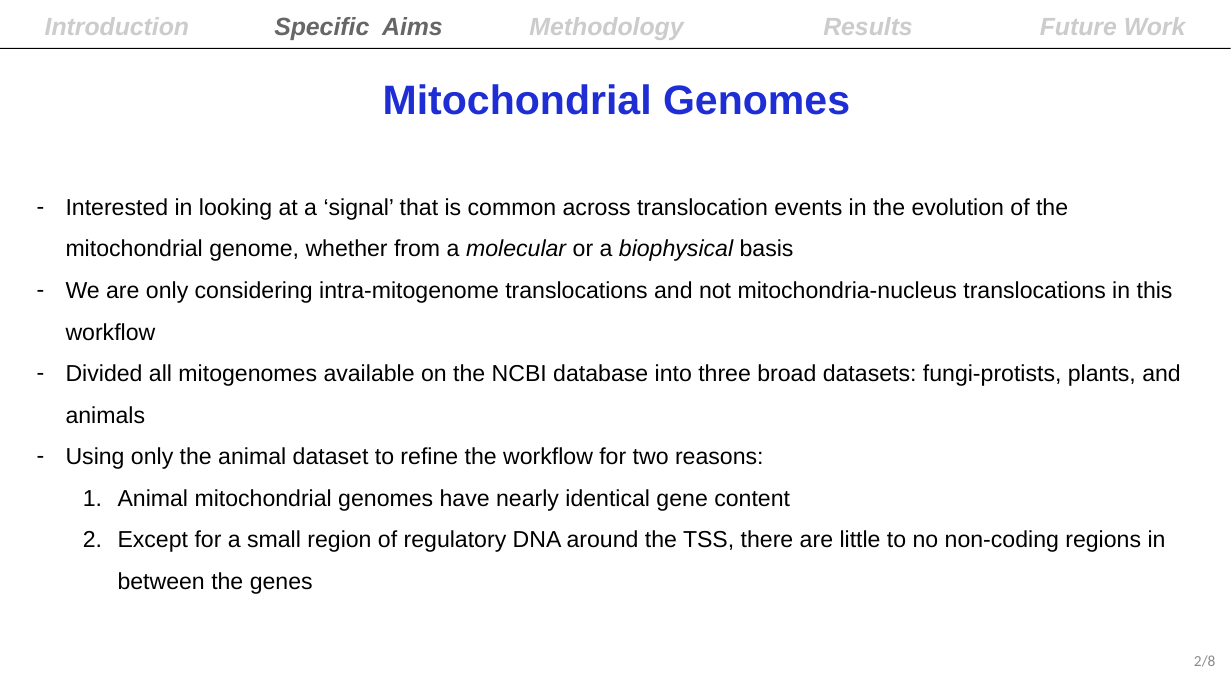
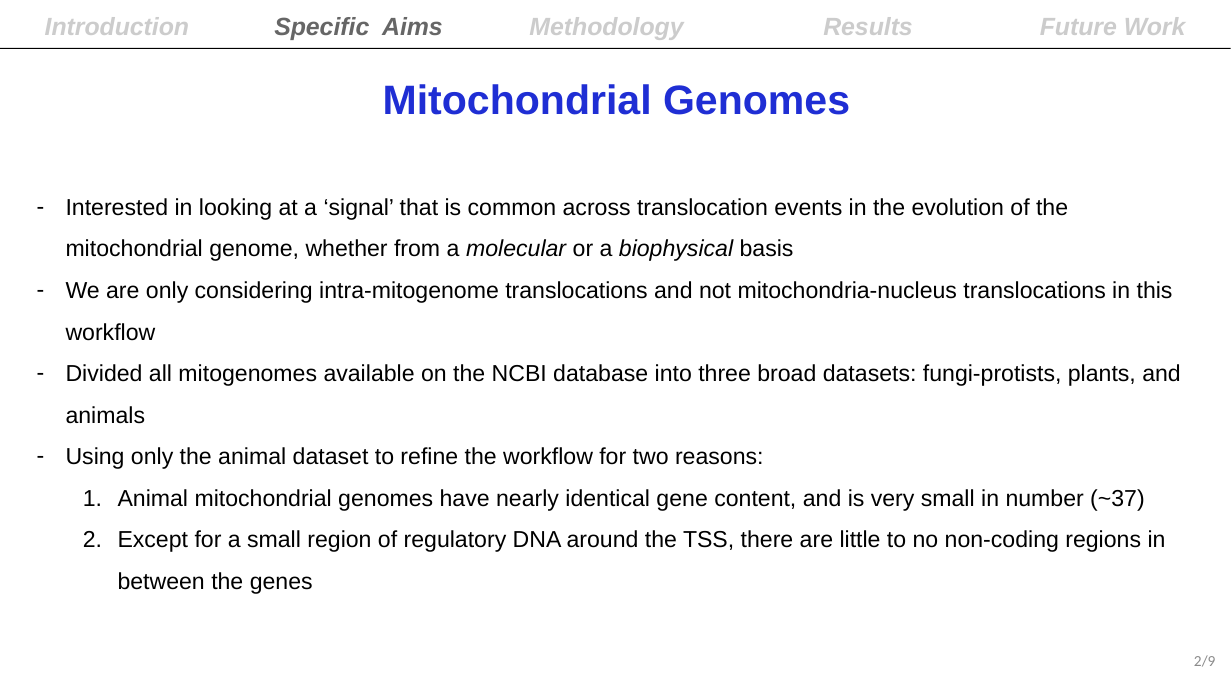
Before and after one commit to lokesh-venkatesh/mitogenome_evolution, a slide deck: slide 2 of summary/Final_Lab_Presentation_19th_March.pptx. Drawn at 1232x693 pixels with LibreOffice and Linux fonts; fonts in the diff are those of the drawing. Boxes give left, top, right and bottom in pixels: in the first picture for what was removed or moved away, otherwise in the second. Text is boxed around its words. In the diff, an @@ line names an element or a change of style, - is before the commit and + after.

```diff
--- a/summary/Final_Lab_Presentation_19th_March.pptx
+++ b/summary/Final_Lab_Presentation_19th_March.pptx
@@ text at (x1=118, y1=489, x2=1145, y2=511): text changed @@
-  1. Animal mitochondrial genomes have nearly identical gene content
+  1. Animal mitochondrial genomes have nearly identical gene content, and is very small in number (~37)
@@ page number at (x1=1194, y1=655, x2=1216, y2=667): text changed @@
-2/8
+2/9
```
Also in this commit, not shown: 5 other slides changed, 1 slide added, 45 other files.
